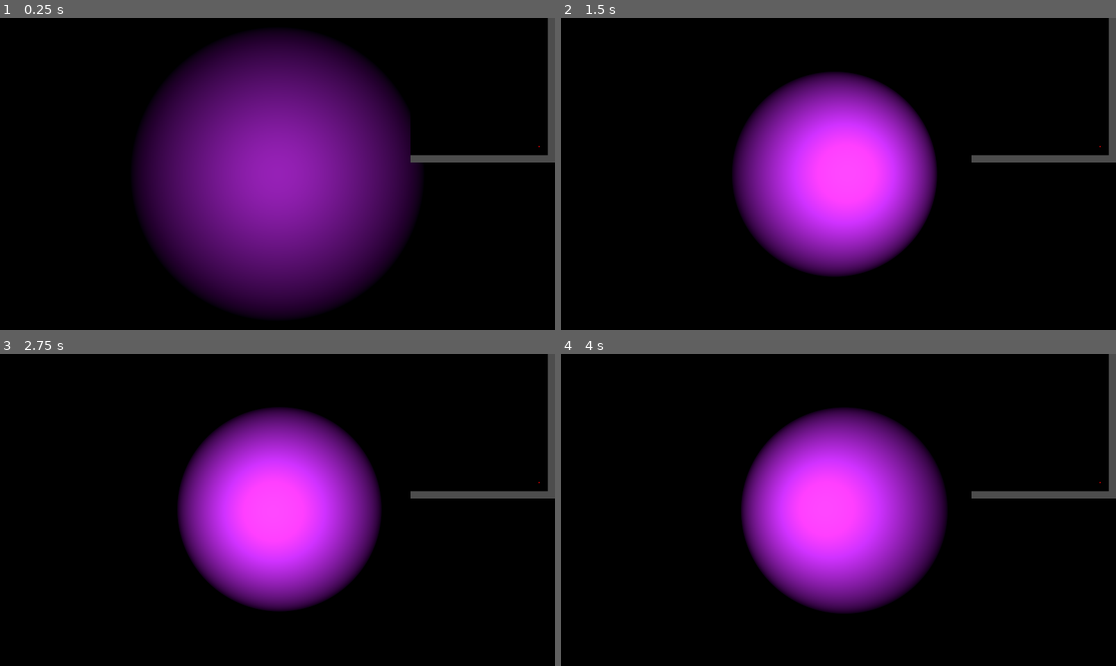
Above: before the commit, frames 1-4 (two rows, left to right).
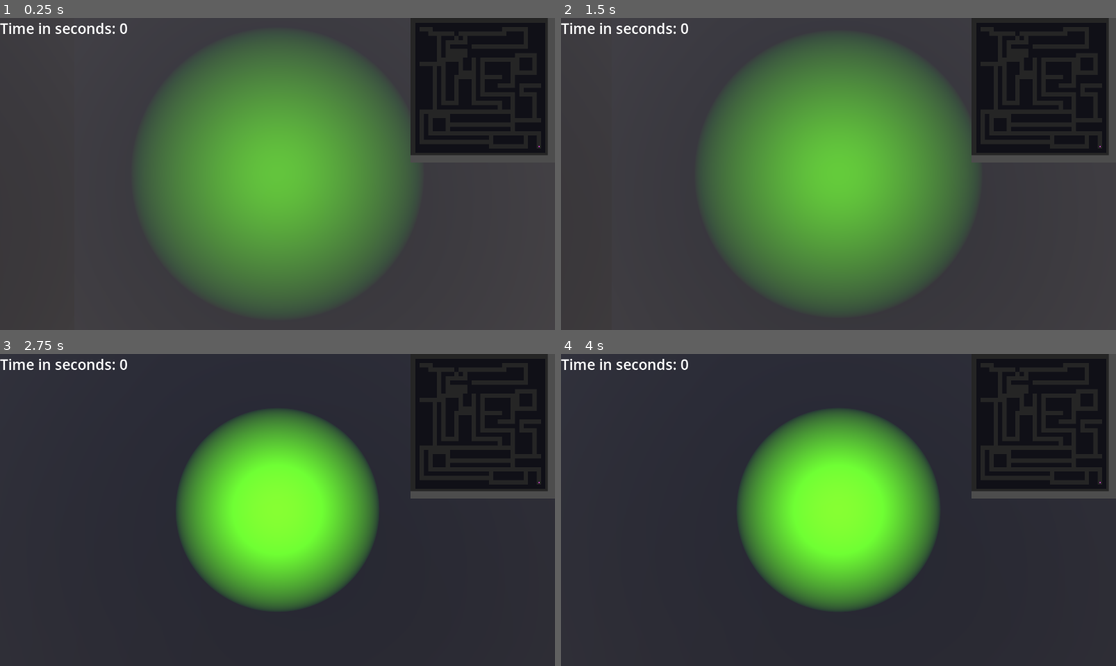
Above: after the commit, the same moments.

Repository: Am1085/First-person-maze-game
Game: Godot game, scene res://scenes/manual.tscn
Same seed, same stepped clock (60 frames per second), same inputs: the game is played once before the commit and once after it.
Inputs (mouse positions are in pixels of both pictures, inside the frame that each line leads up to):
- Up to frame 1 (0.25 s): no input
- Up to frame 2 (1.5 s): tap Enter (ui_accept) at 0.5, 1.35 s; move the mouse to (866, 174) at 0.52 s; hold Enter (ui_accept) 0.53-1.28 s; hold Up (ui_up) from 0.53 s (still down); move the mouse to (810, 174) at 1.27 s
- Up to frame 3 (2.75 s): keep holding Up (ui_up); tap Enter (ui_accept) at 1.52, 1.82 s; move the mouse to (288, 503) at 2.02 s; hold Enter (ui_accept) from 2.03 s (still down)
- Up to frame 4 (4 s): keep holding Up (ui_up); move the mouse to (832, 516) at 2.77 s; release Enter (ui_accept) at 2.78 s; tap Enter (ui_accept) at 2.85, 3.02, 3.32 s; move the mouse to (877, 513) at 3.52 s; hold Enter (ui_accept) from 3.53 s (still down)

The runs differ from the first frame. In frame 1, 93% of the frame differs, in the area x 0-100%, y 0-100%; in frame 2, 93%; in frame 3, 93%; in frame 4, 93%.

Commit message:
background music,footsteps added

Diff:
--- a/program/scenes/manual.tscn
+++ b/program/scenes/manual.tscn
@@ -1,7 +1,10 @@
-[gd_scene load_steps=11 format=3 uid="uid://dwbslrqs6ng77"]
+[gd_scene load_steps=18 format=3 uid="uid://dwbslrqs6ng77"]
 
 [ext_resource type="Script" path="res://scripts/MazeGenerator.gd" id="1_e3q0r"]
+[ext_resource type="Script" path="res://scenes/timer.gd" id="1_mkdsc"]
 [ext_resource type="Script" path="res://scripts/player.gd" id="2_pxtqk"]
+[ext_resource type="AudioStream" uid="uid://buvkj23w55cyt" path="res://music/footstep.mp3" id="4_musin"]
+[ext_resource type="AudioStream" uid="uid://byt6d5w344fs3" path="res://music/background_music.mp3" id="5_7g1y2"]
 
 [sub_resource type="PlaneMesh" id="PlaneMesh_0dj3i"]
 size = Vector2(180, 180)
@@ -16,22 +19,49 @@
 
 func _on_body_entered(body):
 	if body.name == \"Player\":
-		var ui = get_tree().current_scene.get_node(\"UI/Winmessage\")
-		ui.visible = true
+		var scene = get_tree().current_scene
+
+		# Show win message
+		scene.get_node(\"UI/Winmessage\").visible = true
+
+		# Stop timer
+		scene.timer_running = false
+
+		# Stop player movement
+		body.set_process(false)
+		body.set_physics_process(false)
+func _input(event):
+	if event.is_action_pressed(\"ui_accept\"):
+		get_tree().reload_current_scene()
 "
 
-[sub_resource type="CylinderShape3D" id="CylinderShape3D_avphh"]
+[sub_resource type="SphereShape3D" id="SphereShape3D_lrwri"]
 
 [sub_resource type="StandardMaterial3D" id="StandardMaterial3D_smb6g"]
 emission_enabled = true
-emission = Color(0.596078, 0, 0, 1)
-emission_energy_multiplier = 3.0
+emission = Color(0.596078, 0, 0.976471, 1)
+emission_energy_multiplier = 10.0
 
-[sub_resource type="CylinderMesh" id="CylinderMesh_3wwnw"]
+[sub_resource type="SphereMesh" id="SphereMesh_xuty4"]
 
 [sub_resource type="StandardMaterial3D" id="StandardMaterial3D_dnl42"]
 
+[sub_resource type="Environment" id="Environment_04y3o"]
+
+[sub_resource type="ProceduralSkyMaterial" id="ProceduralSkyMaterial_uq5jd"]
+
+[sub_resource type="Sky" id="Sky_vuwv1"]
+sky_material = SubResource("ProceduralSkyMaterial_uq5jd")
+
+[sub_resource type="Environment" id="Environment_bo0y8"]
+background_mode = 2
+sky = SubResource("Sky_vuwv1")
+fog_enabled = true
+fog_light_color = Color(0.941176, 0.890196, 0.835294, 1)
+fog_density = 0.02
+
 [node name="main" type="Node3D"]
+script = ExtResource("1_mkdsc")
 
 [node name="Maze" type="Node3D" parent="."]
 script = ExtResource("1_e3q0r")
@@ -60,23 +90,28 @@
 
 [node name="SpotLight3D" type="SpotLight3D" parent="Player/Camera3D"]
 transform = Transform3D(1, 0, 0, 0, 1, 0, 0, 0, 1, 0, 0, -0.2)
-light_color = Color(1, 0.247059, 1, 1)
-light_energy = 3.0
+light_color = Color(0.282353, 0.85098, 0, 1)
+light_energy = 4.0
 shadow_enabled = true
-spot_range = 15.0
+spot_range = 20.0
 spot_angle = 40.0
+
+[node name="Footsteps" type="AudioStreamPlayer3D" parent="Player"]
+stream = ExtResource("4_musin")
+volume_db = -5.0
+pitch_scale = 1.1
 
 [node name="Goal" type="Area3D" parent="."]
 script = SubResource("GDScript_g4xdh")
 
 [node name="CollisionShape3D" type="CollisionShape3D" parent="Goal"]
 transform = Transform3D(1, 0, 0, 0, 1, 0, 0, 0, 1, 84, 1, 84)
-shape = SubResource("CylinderShape3D_avphh")
+shape = SubResource("SphereShape3D_lrwri")
 
 [node name="MeshInstance3D" type="MeshInstance3D" parent="Goal"]
 transform = Transform3D(1, 0, 0, 0, 1, 0, 0, 0, 1, 84, 1, 84)
 material_override = SubResource("StandardMaterial3D_smb6g")
-mesh = SubResource("CylinderMesh_3wwnw")
+mesh = SubResource("SphereMesh_xuty4")
 surface_material_override/0 = SubResource("StandardMaterial3D_dnl42")
 
 [node name="CanvasLayer" type="CanvasLayer" parent="."]
@@ -97,6 +132,7 @@
 
 [node name="minimap" type="Camera3D" parent="CanvasLayer/mimimapcontainer/SubViewport"]
 transform = Transform3D(1, 0, 0, 0, -4.37114e-08, 1, 0, -1, -4.37114e-08, 45, 120, 45)
+environment = SubResource("Environment_04y3o")
 projection = 1
 size = 100.0
 
@@ -115,7 +151,24 @@
 offset_bottom = 13.0
 grow_horizontal = 2
 grow_vertical = 2
+theme_override_colors/font_color = Color(0.894118, 0.168627, 0.505882, 1)
 theme_override_font_sizes/font_size = 60
-text = "MAZE COMPLETED!!"
+text = " 🎉 MAZE COMPLETED 🎉
+
+...press enter to restart..."
+
+[node name="TimerLabel" type="Label" parent="UI"]
+offset_right = 40.0
+offset_bottom = 23.0
+theme_override_font_sizes/font_size = 30
+text = "Time in seconds: 0"
+
+[node name="Music" type="AudioStreamPlayer3D" parent="."]
+stream = ExtResource("5_7g1y2")
+volume_db = -10.0
+autoplay = true
+
+[node name="WorldEnvironment" type="WorldEnvironment" parent="."]
+environment = SubResource("Environment_bo0y8")
 
 [connection signal="body_entered" from="Goal" to="Goal" method="_on_body_entered"]
--- /dev/null
+++ b/program/scenes/timer.gd
@@ -0,0 +1,11 @@
+extends Node3D
+
+var time_elapsed = 0.0
+var timer_running = true
+
+@onready var timer_label = $UI/TimerLabel
+
+func _process(delta):
+	if timer_running:
+		time_elapsed += delta
+		timer_label.text = "Time in seconds: " + str(int(time_elapsed))
--- a/program/scripts/goal.gd
+++ b/program/scripts/goal.gd
@@ -2,5 +2,17 @@
 
 func _on_body_entered(body):
 	if body.name == "Player":
-		var ui = get_tree().get_root().get_node("main/UI/WinMessage")
-		ui.visible = true
+		var scene = get_tree().current_scene
+
+		# Show win message
+		scene.get_node("UI/Winmessage").visible = true
+
+		# Stop timer
+		scene.timer_running = false
+
+		# Stop player movement
+		body.set_process(false)
+		body.set_physics_process(false)
+func _input(event):
+	if event.is_action_pressed("ui_accept"):
+		get_tree().reload_current_scene()
--- a/program/scripts/player.gd
+++ b/program/scripts/player.gd
@@ -8,7 +8,7 @@
 
 # Get the gravity from project settings to be synced with RigidBody nodes.
 var gravity = ProjectSettings.get_setting("physics/3d/default_gravity")
-
+@onready var footsteps = $Footsteps
 # --- Initialization ---
 func _ready():
 	# This hides the mouse and locks it to the center of the screen
@@ -40,7 +40,12 @@
 		# Smoothly stop if no keys are pressed
 		velocity.x = move_toward(velocity.x, 0, ACCEL * delta)
 		velocity.z = move_toward(velocity.z, 0, ACCEL * delta)
-
+	# Footstep sound
+	if is_on_floor() and Vector2(velocity.x, velocity.z).length() > 0.1:
+		if not footsteps.playing:
+			footsteps.play()
+	else:
+		footsteps.stop()
 	# 6. Built-in Godot function to handle collisions and movement
 	move_and_slide()
 
--- /dev/null
+++ b/program/scripts/timer.gd
@@ -0,0 +1,11 @@
+extends Node3D
+
+var time_elapsed = 0.0
+var timer_running = true
+
+@onready var timer_label = $UI/TimerLabel
+
+func _process(delta):
+	if timer_running:
+		time_elapsed += delta
+		timer_label.text = "Time: " + str(int(time_elapsed))
Not shown, added: program/music/background_music.mp3.import
Not shown, added: program/music/footstep.mp3.import
Not shown, changed: md_files/steps.md
Not shown, added: program/music/background_music.mp3
Not shown, added: program/music/footstep.mp3
